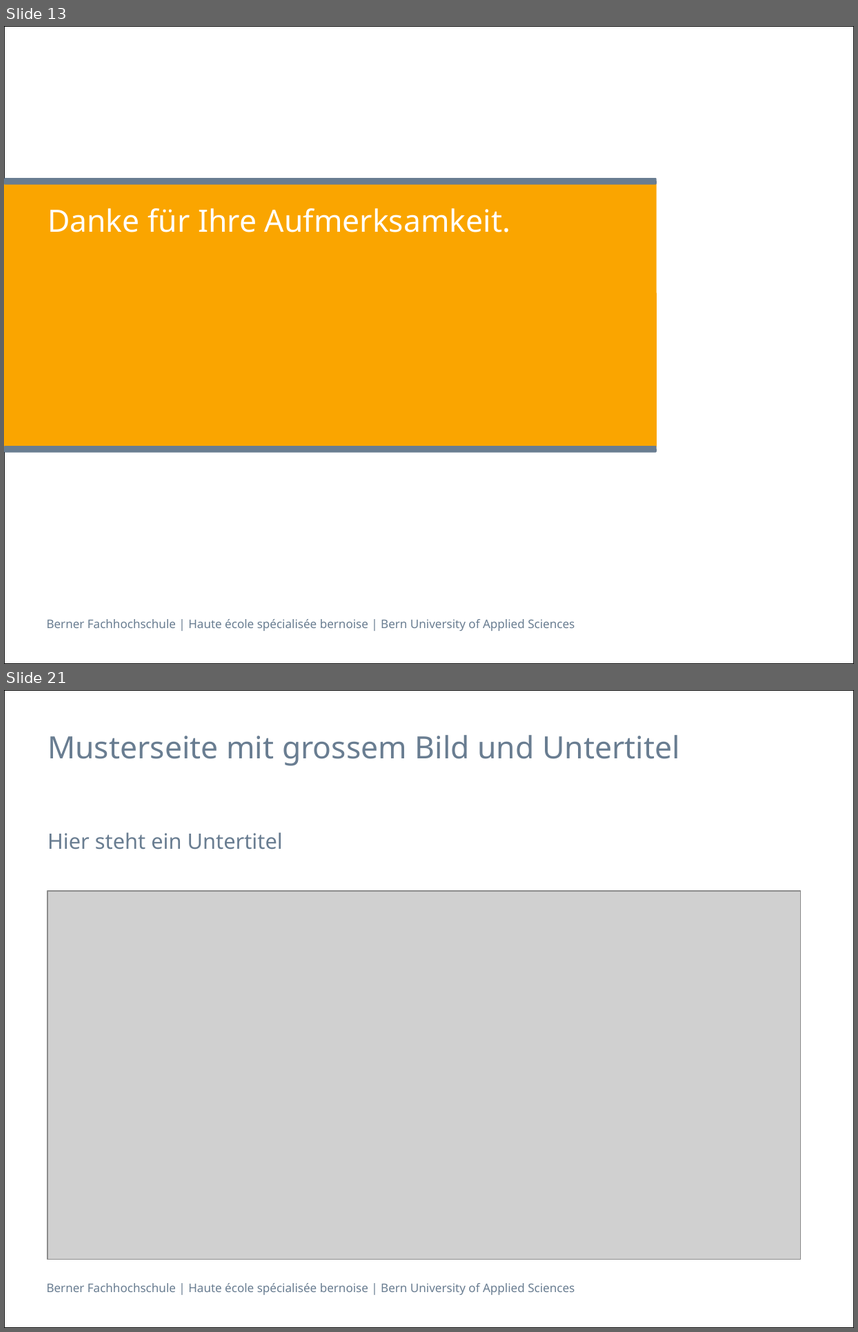
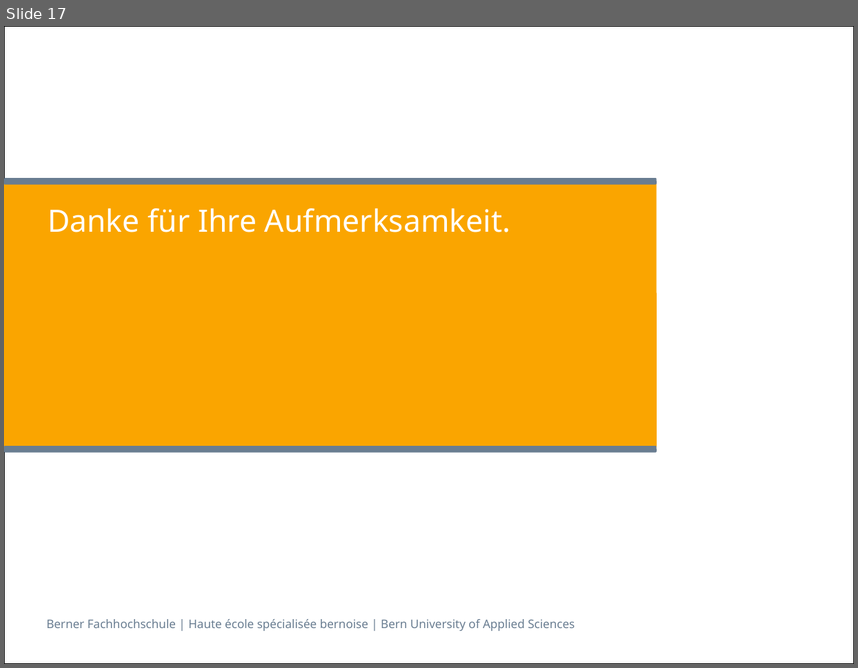
Before and after one commit to sevib1/ch.bfh.btx8081.w2016.blue, a slide deck: doc/CS1/Präsentation_CS1_Task_3_Blau.pptx. Shown one above the other, each under a label of ours: slides 13 and 21 before the commit, slide 17 after it; the slides between them are not shown. The pictures are 858x1332 and 858x668 pixels, drawn with LibreOffice and Linux fonts; fonts in the diff are those of the drawing; grey boxes stand for pictures. Boxes give left, top, right and bottom in pixels: in the first picture for what was removed or moved away, otherwise in the second. Text is boxed around its words. In the diff, an @@ line names an element or a change of style, - is before the commit and + after.

```diff
--- a/doc/CS1/Präsentation_CS1_Task_3_Blau.pptx
+++ b/doc/CS1/Präsentation_CS1_Task_3_Blau.pptx
@@ slide 21 removed at box(4, 690, 854, 1328), background #FFFFFF; not listed: 2 template elements that a slide beside it also shows @@
@@ title removed at box(47, 735, 680, 766) @@
-Musterseite mit grossem Bild und Untertitel
@@ text removed at box(47, 832, 283, 849) @@
-Hier steht ein Untertitel
@@ picture removed at box(47, 891, 800, 1259) @@
@@ what was slide 13 is now slide 17 @@
```
Also in this commit, not shown: 1 slide changed, 5 slides added, 21 other slides removed.
